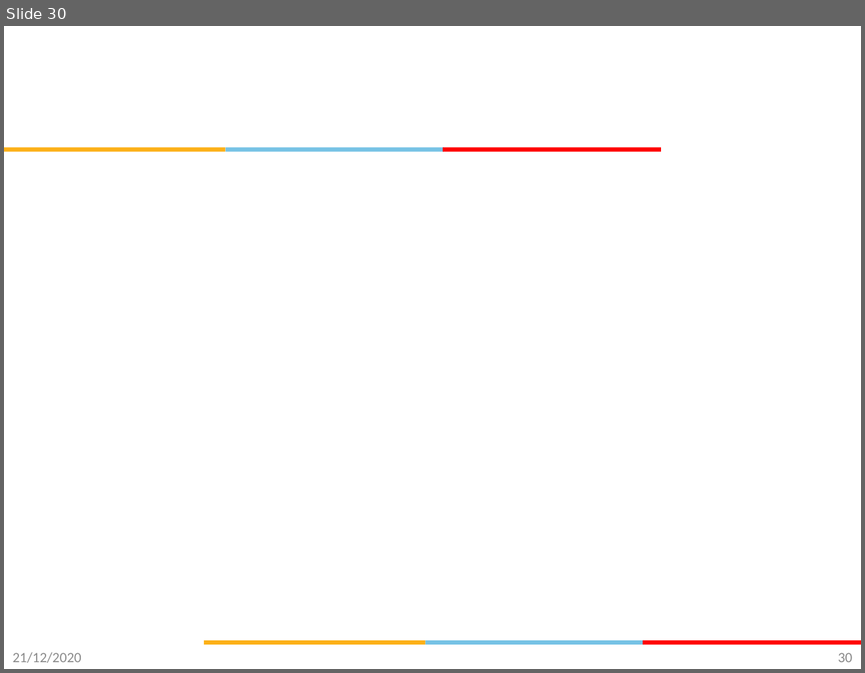
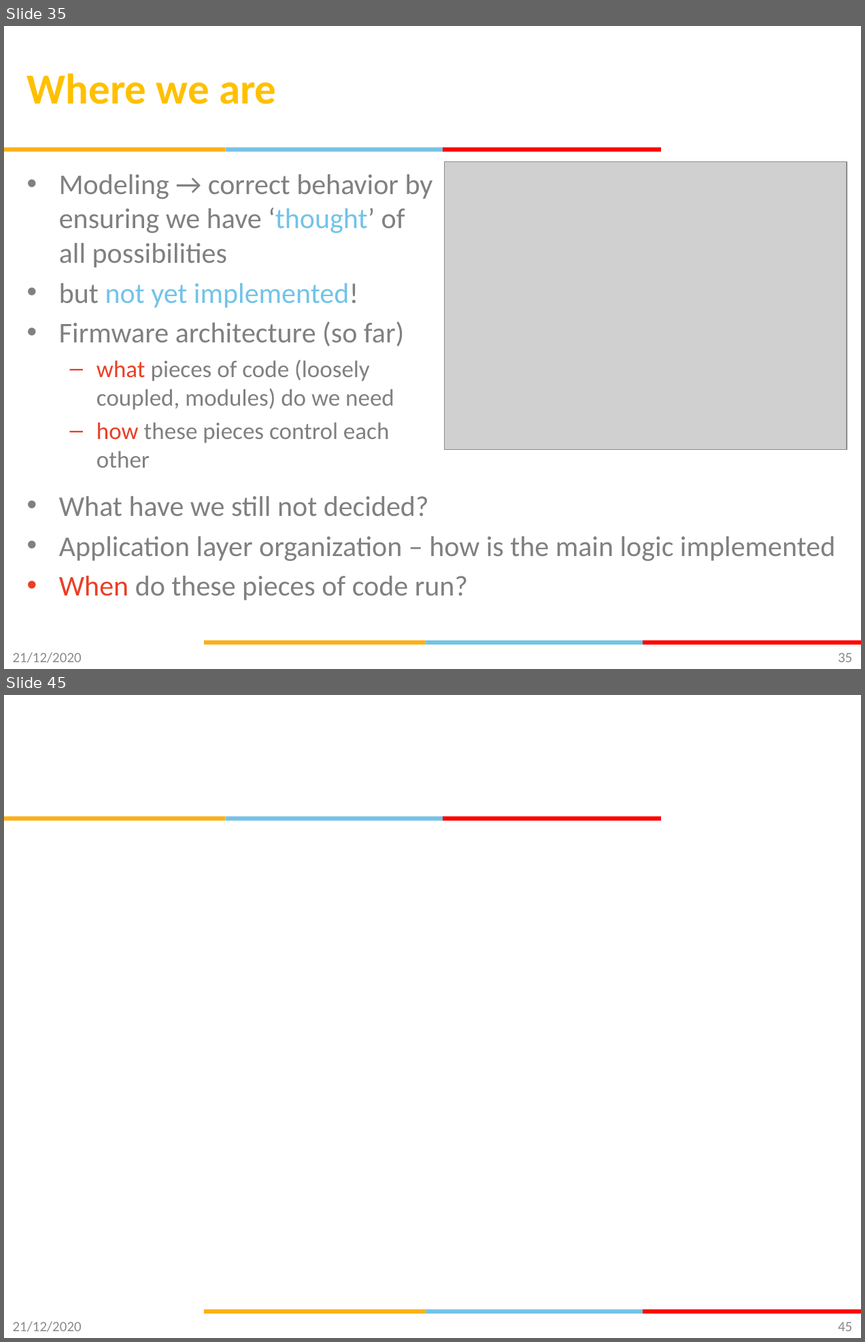
Before and after one commit to gsaurabhr-teaching/csg523-material, a slide deck: Lec-13-16-firmware-architecture.pptx. Shown one above the other, each under a label of ours: slide 30 before the commit, slides 35 and 45 after it; the slides between them are not shown. The pictures are 865x673 and 865x1342 pixels, drawn with LibreOffice and Linux fonts; fonts in the diff are those of the drawing; grey boxes stand for pictures; background and template pictures are left out. Boxes give left, top, right and bottom in pixels: in the first picture for what was removed or moved away, otherwise in the second. Text is boxed around its words. In the diff, an @@ line names an element or a change of style, - is before the commit and + after.

```diff
--- a/Lec-13-16-firmware-architecture.pptx
+++ b/Lec-13-16-firmware-architecture.pptx
@@ slide 35 added at (x1=4, y1=26, x2=861, y2=669), background #FFFFFF; not listed: 6 template elements that a slide beside it also shows @@
@@ title added at (x1=27, y1=73, x2=276, y2=104), 36 pt, text #FFC000, bold @@
+Where we are
@@ picture added at (x1=445, y1=161, x2=847, y2=449) @@
@@ text added at (x1=59, y1=174, x2=433, y2=467), 24 pt, text #808080 @@
+• Modeling → correct behavior by ensuring we have ‘thought’ of all possibilities
+• but not yet implemented!
+• Firmware architecture (so far)
+  – what pieces of code (loosely coupled, modules) do we need
+  – how these pieces control each other
@@ text added at (x1=59, y1=496, x2=835, y2=600), 24 pt, text #808080 @@
+• What have we still not decided?
+• Application layer organization – how is the main logic implemented
+• When do these pieces of code run?
@@ text added at (x1=13, y1=652, x2=82, y2=662), 12 pt, text #8C8C8C @@
+21/12/2020
@@ page number added at (x1=838, y1=652, x2=852, y2=662), 12 pt, text #898989 @@
+35
@@ what was slide 30 is now slide 45 @@
@@ page number at (x1=838, y1=1321, x2=852, y2=1331): text changed @@
-30
+45
```
Also in this commit, not shown: 2 slides changed, 12 other slides added, 8 slides removed.
